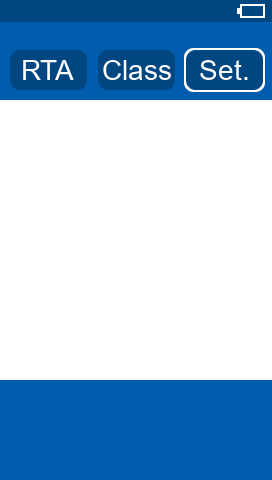
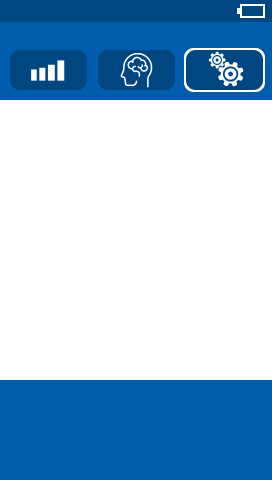
The second (272, 480) image is a revision of the first. Changes to its layers:
added layer "external-content.duckduckgo.com.jpg" above "Transformation" over [120,51,244,88]
added layer "Transformation" above "battery" over [31,60,65,81]
hid "Set." over [200,60,248,80]
hid "Class" over [103,60,171,80]
hid "RTA" over [23,60,74,80]
